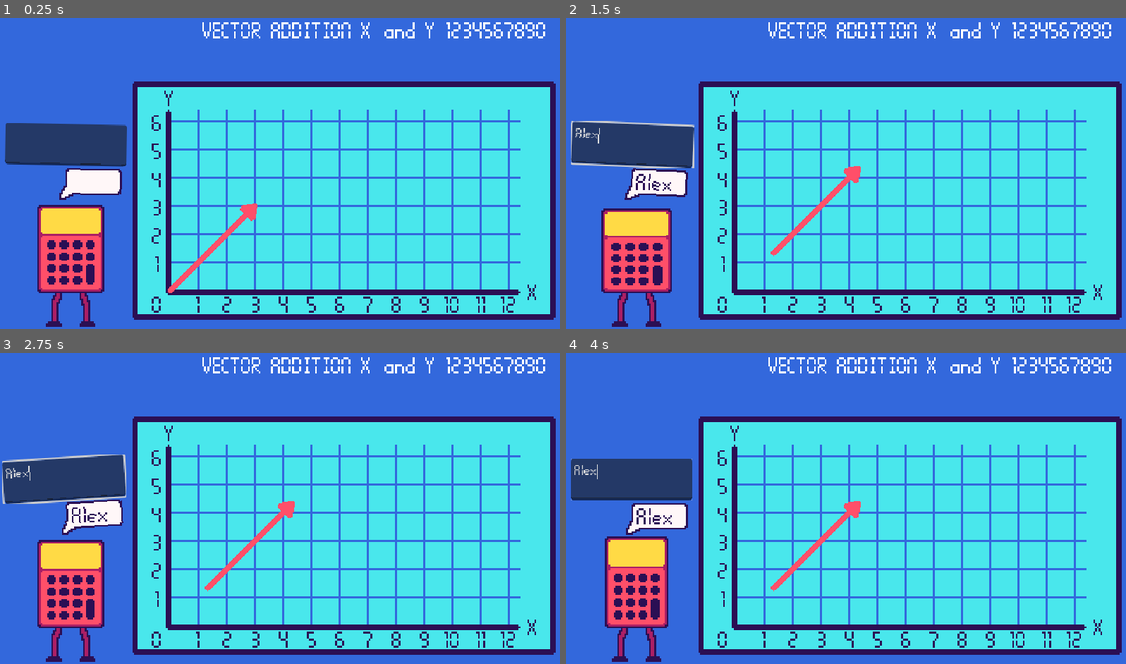
Above: before the commit, frames 1-4 (two rows, left to right).
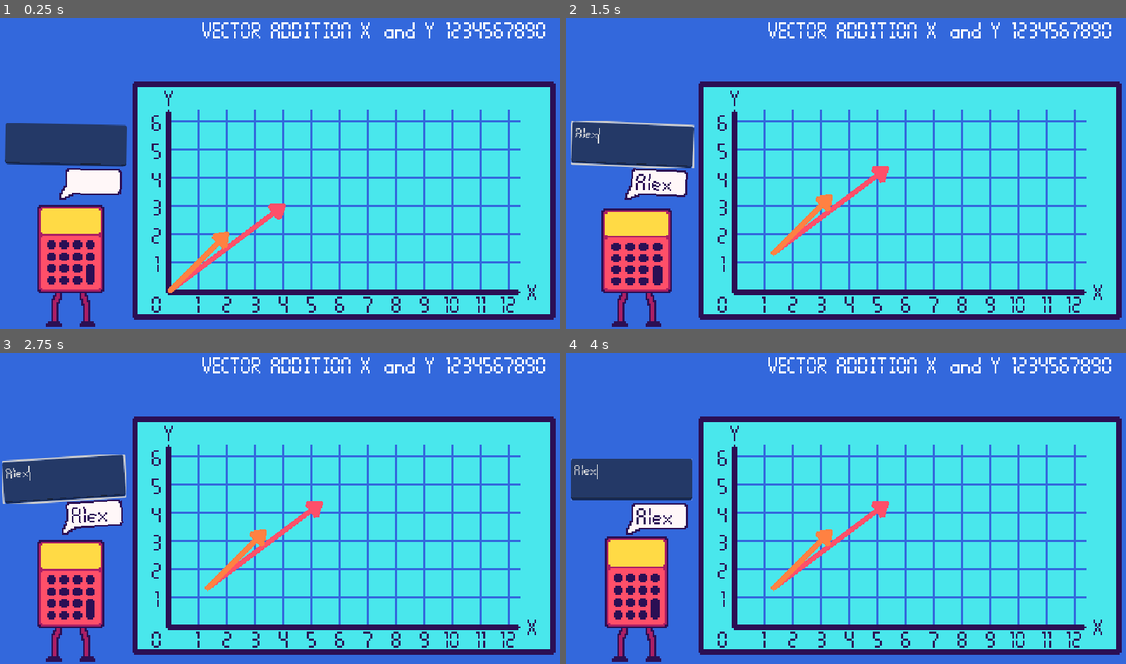
Above: after the commit, the same moments.

Repository: KyleTiley/VectorMathGame
Game: Godot game, scene res://Game/game.tscn
Same seed, same stepped clock (60 frames per second), same inputs: the game is played once before the commit and once after it.
Inputs (mouse positions are in pixels of both pictures, inside the frame that each line leads up to):
- Up to frame 1 (0.25 s): no input
- Up to frame 2 (1.5 s): click (633, 145) at 0.52 s; type "Alex" at 0.6 s; move the mouse to (778, 248) at 1.27 s; click (778, 248) at 1.42 s
- Up to frame 3 (2.75 s): move the mouse to (168, 520) at 2.02 s; click (168, 520) at 2.17 s
- Up to frame 4 (4 s): move the mouse to (902, 436) at 2.77 s; click (902, 436) at 2.92 s; move the mouse to (818, 567) at 3.52 s; click (818, 567) at 3.67 s

The runs differ from the first frame. In frame 1, 1.0% of the frame differs, in the area x 29-52%, y 59-89%; in frame 2, 1.0%; in frame 3, 1.0%; in frame 4, 1.0%.

Commit message:
faces in

Diff:
--- a/Game/Calculator/calculator.tscn
+++ b/Game/Calculator/calculator.tscn
@@ -99,17 +99,7 @@
 [node name="Calculator" type="Node2D"]
 script = ExtResource("1_s7bmt")
 
-[node name="AnimationPlayer" type="AnimationPlayer" parent="."]
-autoplay = "idle"
-libraries = {
-"": SubResource("AnimationLibrary_kkvm0")
-}
-
-[node name="AnimationPlayer_Bubble" type="AnimationPlayer" parent="."]
-autoplay = "idle_bubble"
-libraries = {
-"": SubResource("AnimationLibrary_kkvm0")
-}
+[node name="Face" type="Sprite2D" parent="."]
 
 [node name="Body" type="Sprite2D" parent="."]
 position = Vector2(0, 2)
@@ -123,3 +113,15 @@
 
 [node name="SpeechBubble" parent="." instance=ExtResource("4_vuv2q")]
 position = Vector2(-12, -88)
+
+[node name="AnimationPlayer" type="AnimationPlayer" parent="."]
+autoplay = "idle"
+libraries = {
+"": SubResource("AnimationLibrary_kkvm0")
+}
+
+[node name="AnimationPlayer_Bubble" type="AnimationPlayer" parent="."]
+autoplay = "idle_bubble"
+libraries = {
+"": SubResource("AnimationLibrary_kkvm0")
+}
--- a/Game/Graph/vector_graph.tscn
+++ b/Game/Graph/vector_graph.tscn
@@ -290,9 +290,7 @@
 [node name="Vector1" parent="." instance=ExtResource("5_86yl3")]
 
 [node name="Vector2" parent="." instance=ExtResource("5_86yl3")]
-visible = false
 default_color = Color(1, 0.506096, 0.258915, 1)
 
 [node name="Vector3" parent="." instance=ExtResource("5_86yl3")]
-visible = false
 default_color = Color(1, 0.854902, 0.270634, 1)
--- a/Game/Levels/VectorAddition.gd
+++ b/Game/Levels/VectorAddition.gd
@@ -5,9 +5,9 @@
 var vector_1 : Vector2
 var vector_2 : Vector2
 
-var x_min : int = 1
+var x_min : int = 2
 var x_max : int = 7
-var y_min : int = 1
+var y_min : int = 2
 var y_max : int = 4
 
 func _ready():
--- a/Game/VectorLine/vector_line.gd
+++ b/Game/VectorLine/vector_line.gd
@@ -47,8 +47,6 @@
 		selection_offset = global_position - get_global_mouse_position()
 
 func _physics_process(delta):
-	print(line.global_position)
-	print(get_global_mouse_position())
 	if selected:
 		line.global_position = lerp(line.global_position, get_global_mouse_position(), 25 * delta)
 
--- /dev/null
+++ b/Game/global.gd
@@ -0,0 +1,3 @@
+extends Node
+
+# for all global stuff
--- a/project.godot
+++ b/project.godot
@@ -26,7 +26,6 @@
 window/size/window_height_override=720
 window/stretch/mode="viewport"
 mouse_cursor/custom_image="res://Assets/cursor.png"
-mouse_cursor/custom_image_hotspot=Vector2(10, 10)
 
 [gui]
 
Binary file added: Game/Calculator/Face/small.png
Not shown, added: Game/Calculator/Face/small.png.import
Binary file added: Game/Calculator/Face/smile.png
Not shown, added: Game/Calculator/Face/smile.png.import
Binary file added: Game/Calculator/Face/stale.png
Not shown, added: Game/Calculator/Face/stale.png.import
Binary file added: Game/Calculator/Face/think.png
Not shown, added: Game/Calculator/Face/think.png.import
Binary file added: Game/Calculator/Face/thought.png
Not shown, added: Game/Calculator/Face/thought.png.import
Binary file added: Game/Calculator/Face/uwu.png
Not shown, added: Game/Calculator/Face/uwu.png.import
